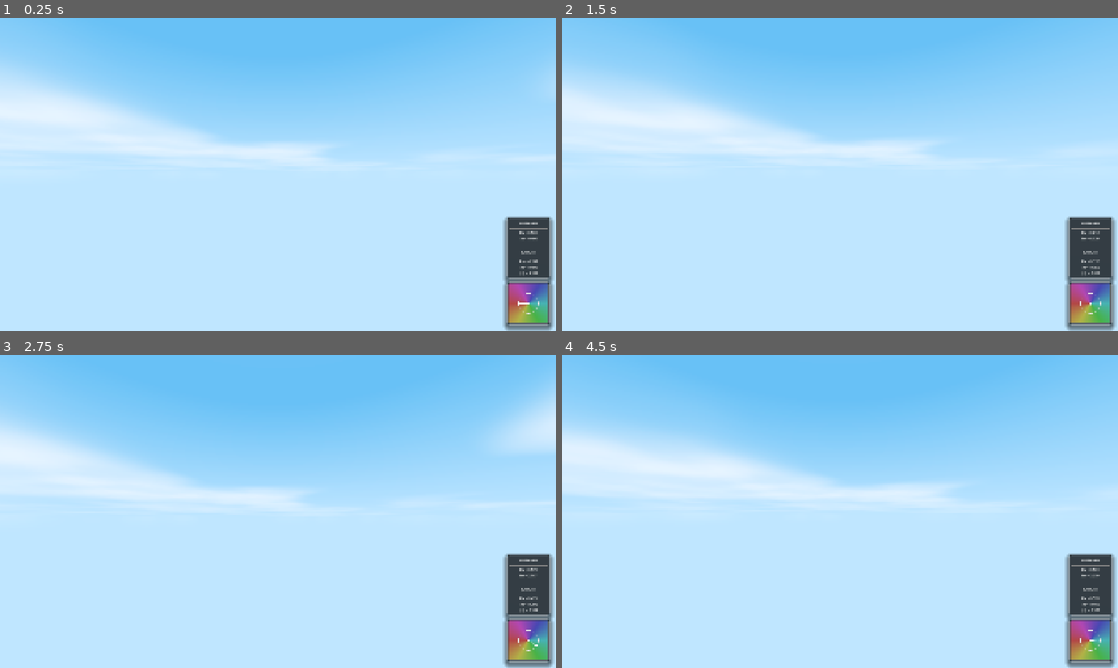
Above: before the commit, frames 1-4 (two rows, left to right).
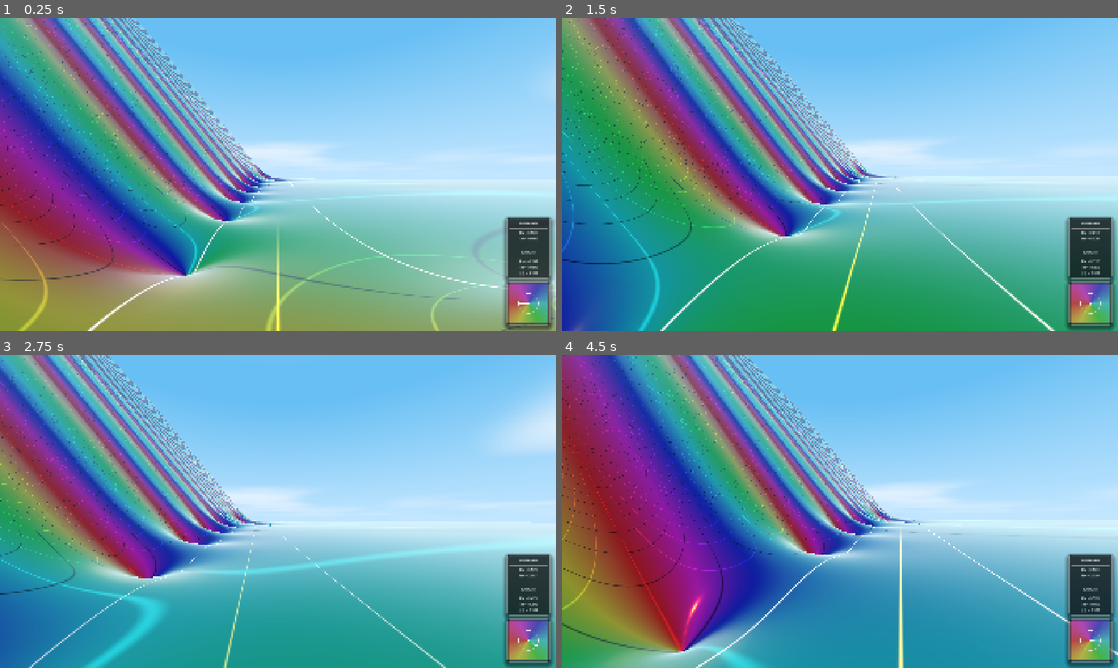
Above: after the commit, the same moments.

Repository: allanino/complex-functions-explorer
Game: Godot game, scene res://scenes/main.tscn
Two runs of this game, one before a commit and one after it. Both use one fixed random seed, a clock stepped at 60 frames per second and the inputs below.
Inputs (mouse positions are in pixels of both pictures, inside the frame that each line leads up to):
- Up to frame 1 (0.25 s): no input
- Up to frame 2 (1.5 s): tap Enter at 0.5 s; move the mouse to (867, 174) at 0.52 s; hold W (move_forward) from 0.53 s (still down); tap G at 0.6 s; tap Space at 0.77 s; move the mouse to (812, 174) at 1.27 s; tap N at 1.35 s
- Up to frame 3 (2.75 s): keep holding W (move_forward); tap Space at 1.52 s; move the mouse to (289, 505) at 2.02 s; tap C at 2.1 s
- Up to frame 4 (4.5 s): keep holding W (move_forward); move the mouse to (834, 517) at 2.77 s; tap Shift at 2.85 s; tap Space at 3.02, 3.77 s; move the mouse to (878, 514) at 3.52 s; hold Ctrl 3.53-4.28 s; move the mouse to (795, 508) at 4.27 s; tap G at 4.35 s

The runs differ from the first frame. In frame 1, 61% of the frame differs, in the area x 0-100%, y 0-100%; in frame 2, 66%; in frame 3, 57%; in frame 4, 67%.
Error before the commit: Parse Error: Cannot find member "surface_shading_mode" in base "Field". (res://scripts/world_manager.gd:185)

Commit message:
Fix mess from merge

Diff:
--- a/scripts/world_manager.gd
+++ b/scripts/world_manager.gd
@@ -182,7 +182,6 @@
 
 		chunk.material_override.set_shader_parameter("lod_level", lod)
 		chunk.material_override.set_shader_parameter("iterations", iterations)
-		chunk.material_override.set_shader_parameter("surface_shading_mode", Field.surface_shading_mode)
 		chunk.material_override.set_shader_parameter("iterations", Field.iterations)
 		chunk.material_override.set_shader_parameter("show_curves", Field.show_curves)
 		chunk.material_override.set_shader_parameter("show_critical_stripe", Field.show_critical_stripe)
